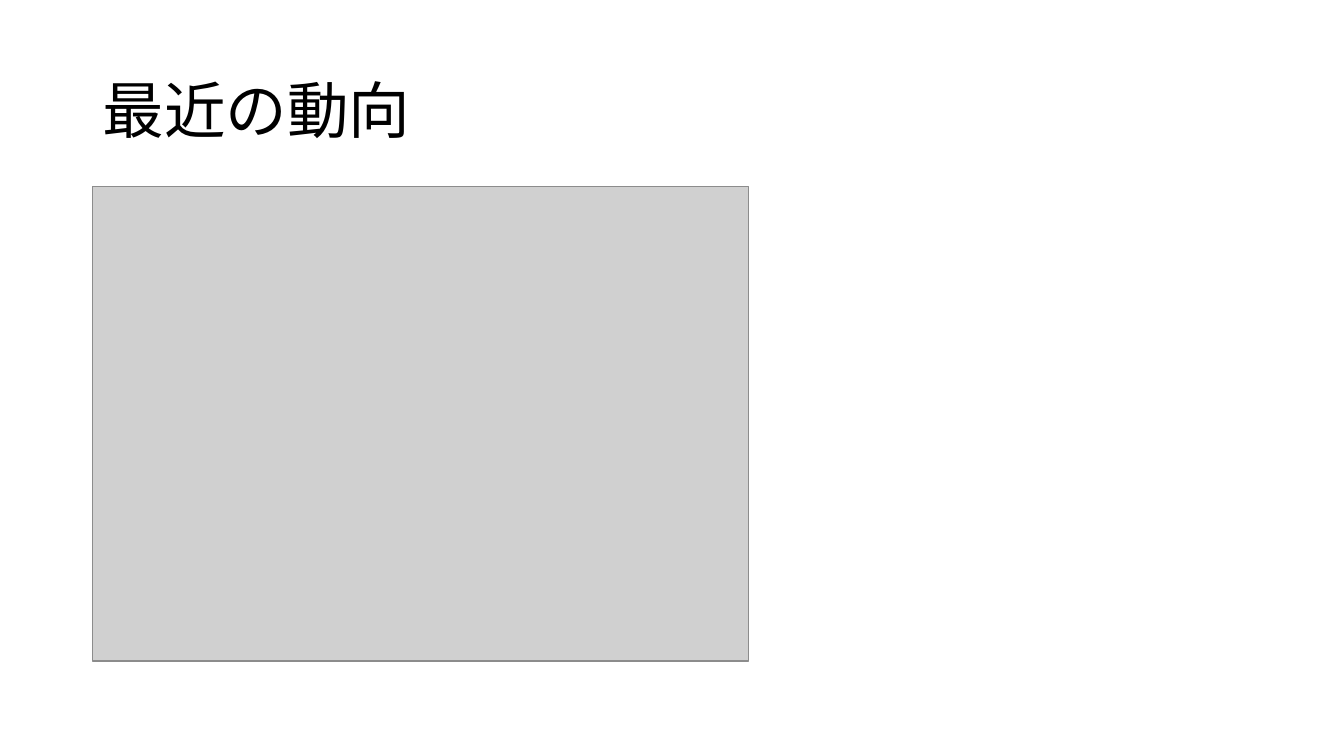
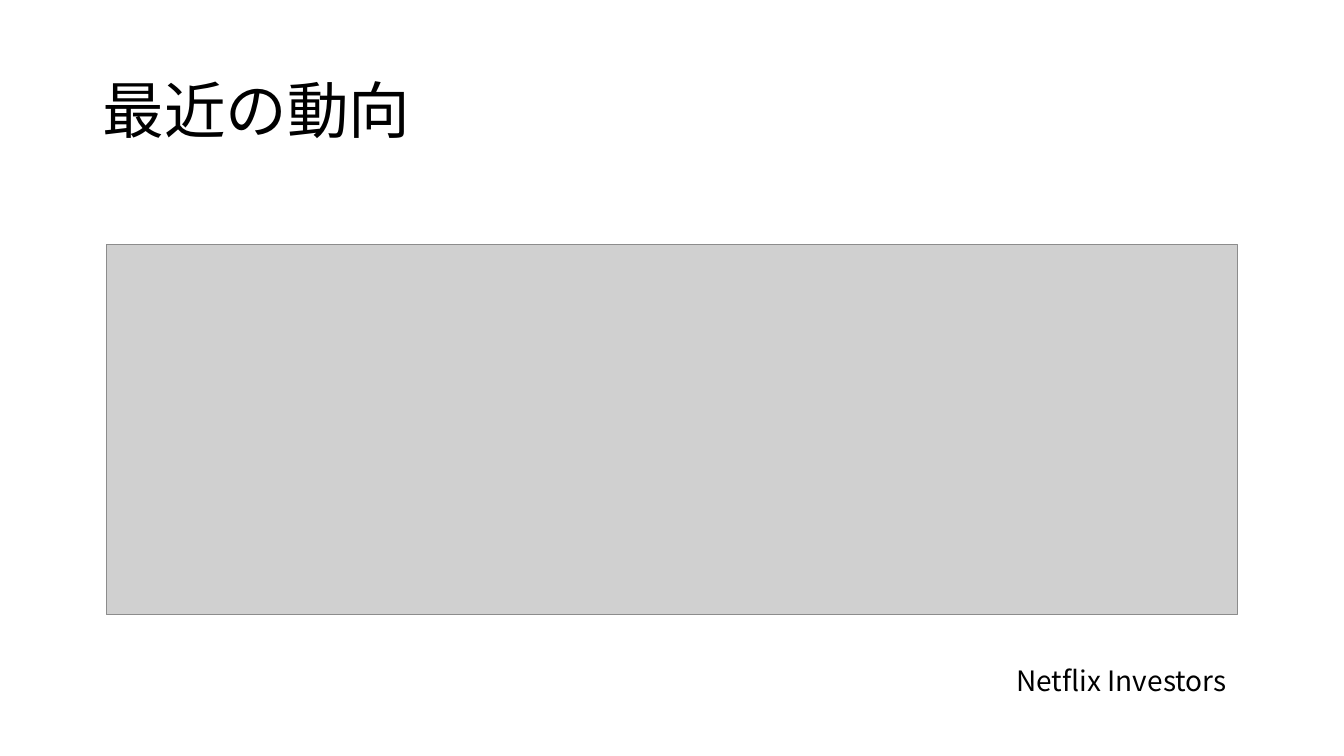
Before and after one commit to QuillshWammy/Netflix_Analysis, a slide deck: slide 4 of Document/中間発表.pptx (slide 3 before the commit). Drawn at 1344x756 pixels with LibreOffice and Linux fonts; fonts in the diff are those of the drawing; grey boxes stand for pictures. Boxes give left, top, right and bottom in pixels: in the first picture for what was removed or moved away, otherwise in the second. Text is boxed around its words. In the diff, an @@ line names an element or a change of style, - is before the commit and + after.

```diff
--- a/Document/中間発表.pptx
+++ b/Document/中間発表.pptx
@@ picture removed at (x1=93, y1=187, x2=749, y2=661) @@
@@ picture added at (x1=107, y1=244, x2=1238, y2=615) @@
@@ text added at (x1=1016, y1=668, x2=1227, y2=692), 20 pt, text #000000 @@
+Netflix Investors
```
Also in this commit, not shown: 6 slides added, 1 slide removed.
